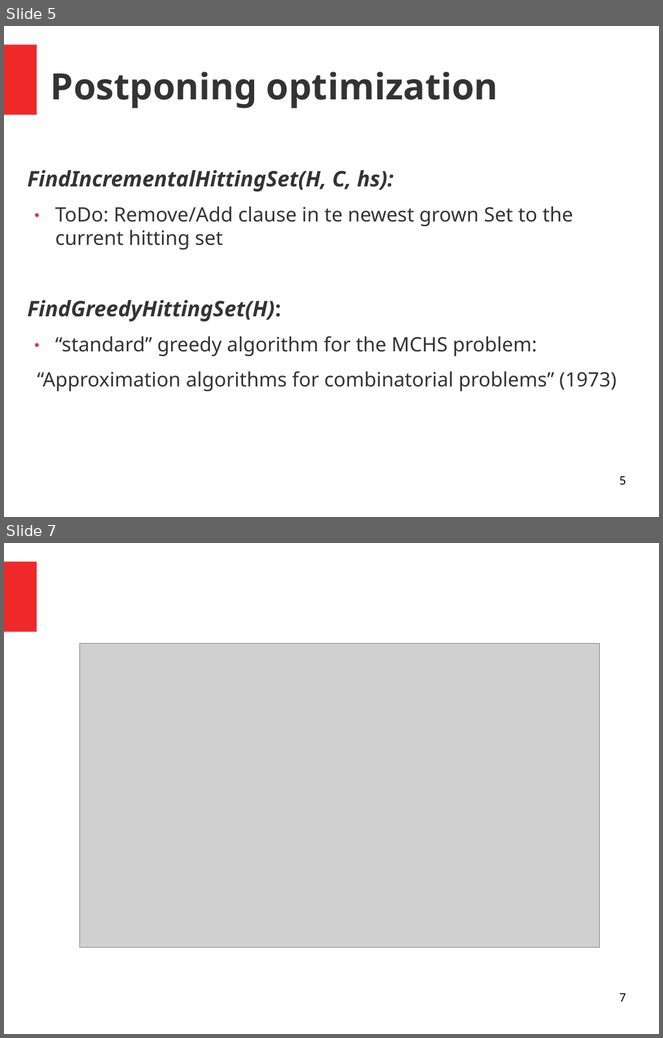
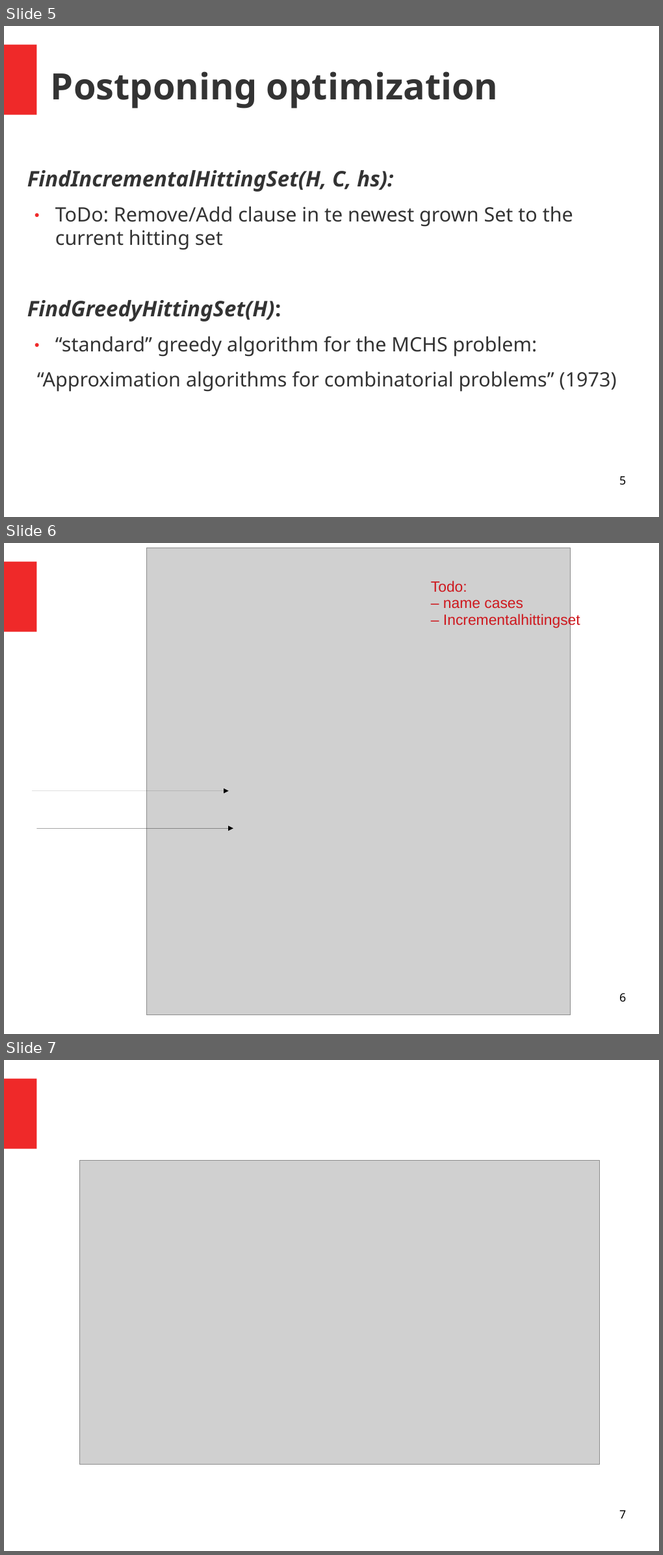
Before and after one commit to bartbog/holygrail, a slide deck: experiments/03_OMUS/B_meetings/2020_06_08.odp. Shown one above the other, each under a label of ours: slides 5 and 7 before the commit, slides 5, 6 and 7 after it; the slides between them are not shown. The pictures are 663x1038 and 663x1555 pixels, drawn with LibreOffice and Linux fonts; fonts in the diff are those of the drawing; grey boxes stand for pictures. Boxes give left, top, right and bottom in pixels: in the first picture for what was removed or moved away, otherwise in the second. Text is boxed around its words. In the diff, an @@ line names an element or a change of style, - is before the commit and + after.

```diff
--- a/experiments/03_OMUS/B_meetings/2020_06_08.odp
+++ b/experiments/03_OMUS/B_meetings/2020_06_08.odp
@@ slide 6 added at box(4, 543, 659, 1034), background #FFFFFF; not listed: 1 template element that a slide beside it also shows @@
@@ picture added at box(147, 548, 571, 1016) @@
@@ text added at box(431, 581, 581, 629), 18 pt, text #CE181E @@
+Todo:
+– name cases
+– Incrementalhittingset
@@ arrow added from (32, 791) to (229, 791), #000000 0 pt @@
@@ arrow added from (36, 828) to (233, 828), #000000 0 pt @@
@@ page number added at box(620, 993, 626, 1003), 14 pt, text #000000 @@
+6
```
Also in this commit, not shown: 2 slides changed, 1 other slide added, 2 slides removed, 2 other files.
